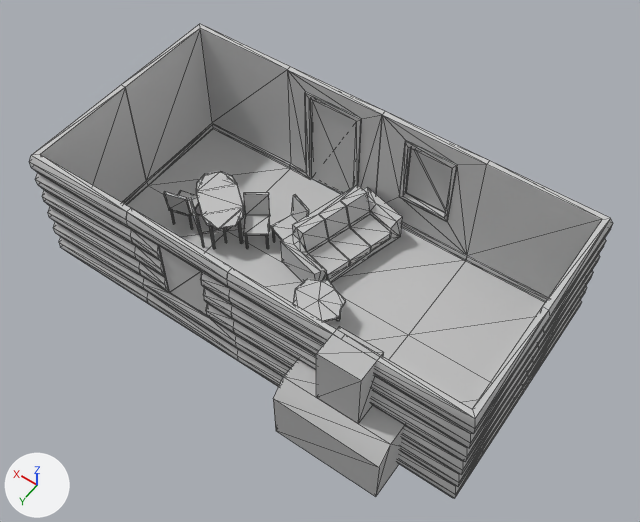
The FBX model 3D-DATA-ZombieBeaverSpil/Assets/3DModels/HouseSetup01.FBX: old version first, new version second.
Before and after are seen from a camera (50 mm lens) standing at (-5.64, 7.7, 12.78) and looking at (-0.34, 0.27, 1.11). Arrows for +X, +Y and +Z are at lower left; the lights stay in place. Mesh edges are drawn as thin lines. Where no turn or scale is listed for an object, it has been applied to the vertices. Vertices at the same position are counted once.

Names of what the first picture shows: 'Setup_005'.
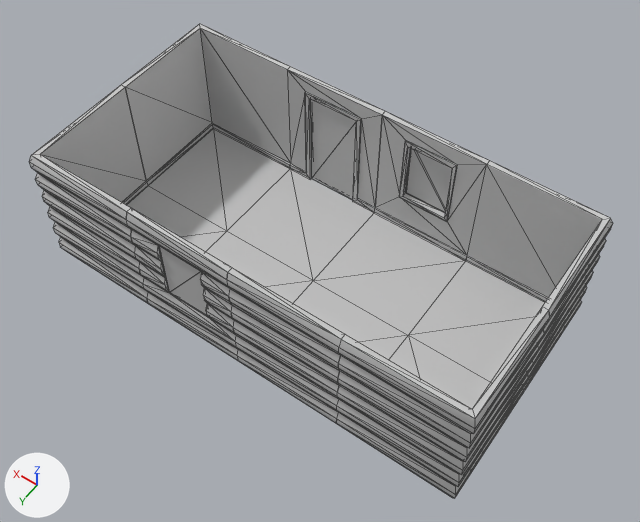
Boxes (x1, y1, x2, y2) around the edits, measured in the pictures (640 x 522 px):
```json
{"part": 1, "of": "me_mesh", "change": "deleted", "before": [164, 171, 405, 497]}
```

Edits to the scene script, one JSON object a line:
```json
{"block": "me_mesh", "where": "# used by ob_setup_005; location = (0.0, 0.0, 0.0)"}
{"op": "remove", "block": "me_mesh", "code": "me_mesh.from_pydata(...)  # 1344 vertices, 1962 faces; spans x -4.15..4.15, y -2.15..2.76, z -0.02..2.5"}
{"op": "add", "block": "me_mesh", "code": "me_mesh.from_pydata(...)  # 612 vertices, 782 faces; spans x -4.15..4.15, y -2.15..2.15, z 0.0..2.5"}
{"block": "me_mesh", "change": "me_mesh part 1: 50 loose pieces with 721 vertices, spanning x -3.15..3.08, y -1.97..2.76, z -0.02..2.5, are deleted"}
{"op": "remove", "block": "me_mesh", "code": "me_mesh.materials.append(mat_material__2)  # grey #bcbcbc"}
{"op": "remove", "block": "me_mesh", "code": "me_mesh.materials.append(mat_material__3)  # black #303030"}
```
